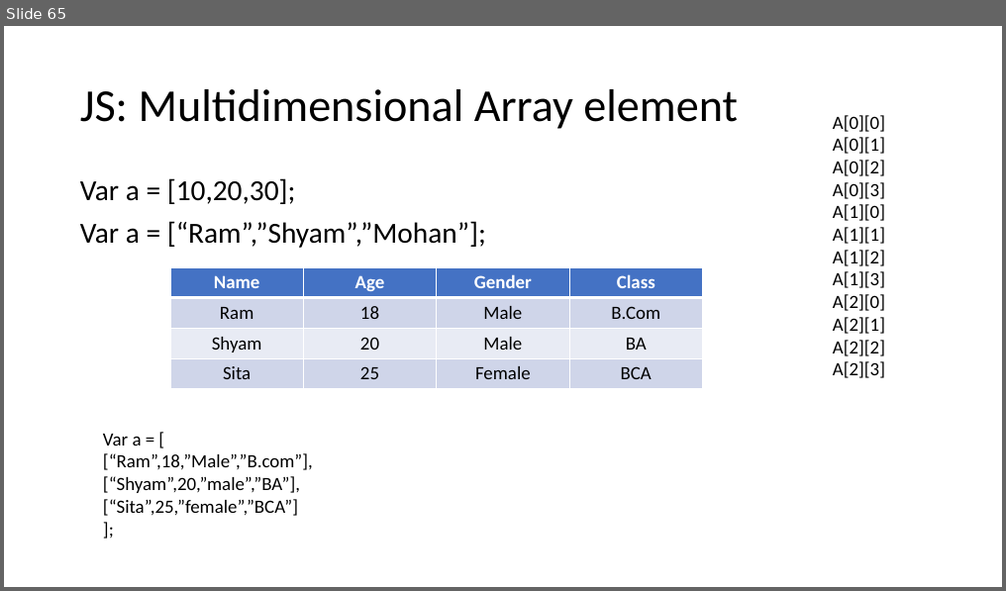
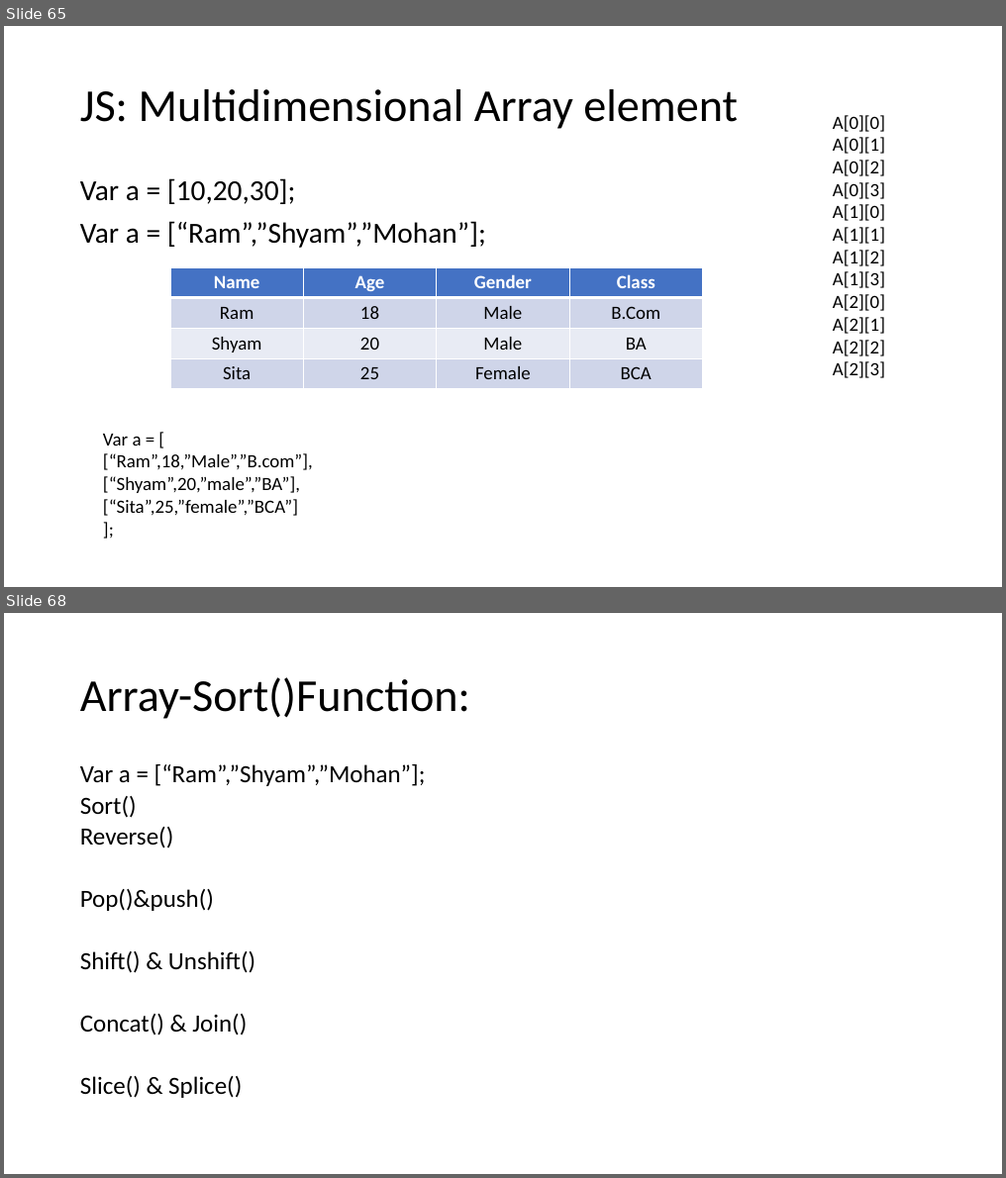
Before and after one commit to PiyushChaturvedii/Batch04, a slide deck: JavaScript.pptx. Shown one above the other, each under a label of ours: slide 65 before the commit, slides 65 and 68 after it; the slides between them are not shown. The pictures are 1006x591 and 1006x1178 pixels, drawn with LibreOffice and Linux fonts; fonts in the diff are those of the drawing. Boxes give left, top, right and bottom in pixels: in the first picture for what was removed or moved away, otherwise in the second. Text is boxed around its words. In the diff, an @@ line names an element or a change of style, - is before the commit and + after.

Commit message:
arrayMethod

```diff
--- a/JavaScript.pptx
+++ b/JavaScript.pptx
@@ slide 68 added at (x1=4, y1=613, x2=1002, y2=1174), background #FFFFFF @@
@@ title added at (x1=80, y1=677, x2=470, y2=719), 44 pt, text #000000 @@
+Array-Sort()Function:
@@ text added at (x1=80, y1=764, x2=426, y2=1098), 23.8 pt, text #000000 @@
+Var a = [“Ram”,”Shyam”,”Mohan”];
+Sort()
+Reverse()
+Pop()&push()
+Shift() & Unshift()
+Concat() & Join()
+Slice() & Splice()
```
Also in this commit, not shown: 4 other slides added, 2 other files.
